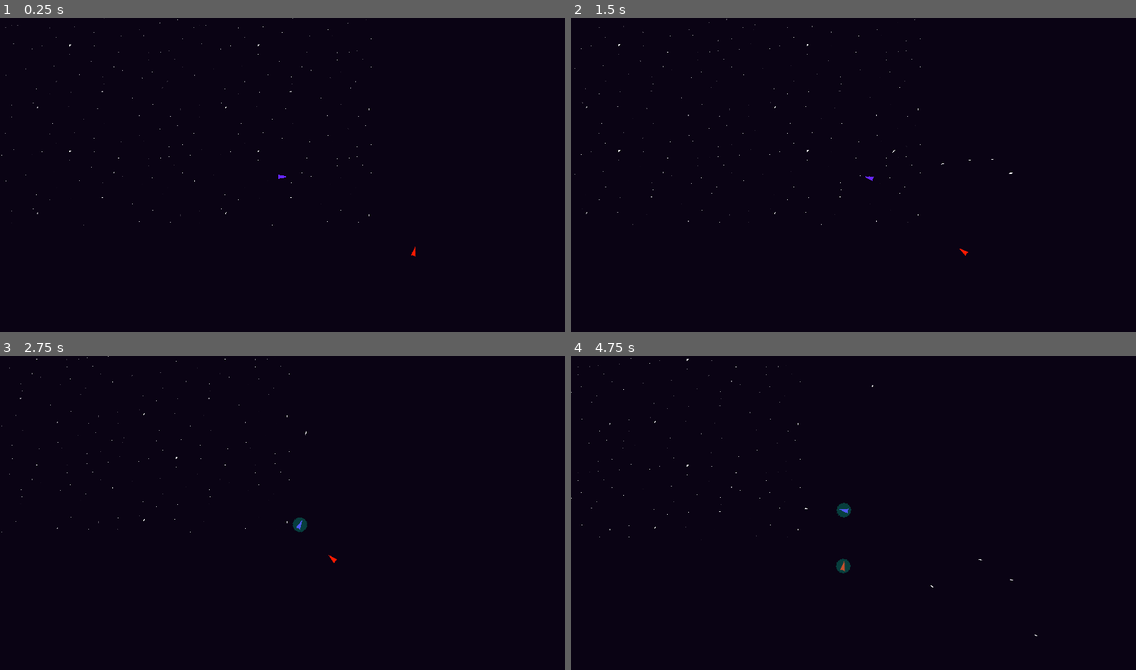
Above: before the commit, frames 1-4 (two rows, left to right).
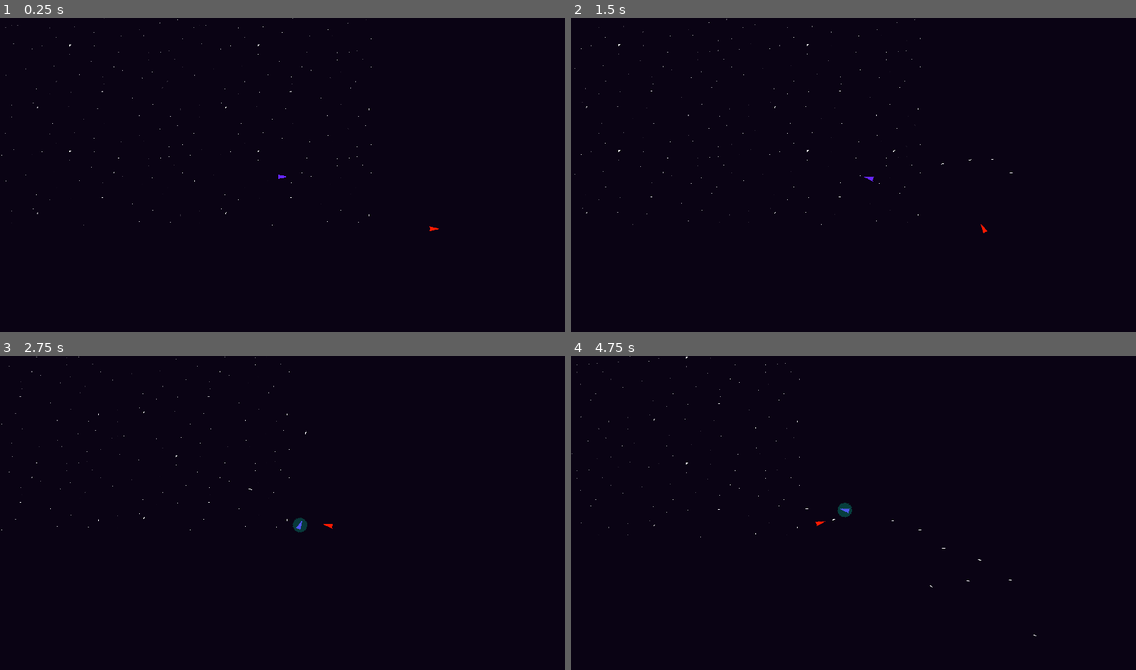
Above: after the commit, the same moments.

Repository: BloopHD/IntoTheVoid
Game: Godot game, scene res://scenes/world/world.tscn
The game is run twice, just before and just after one commit, with the same random seed, the same clock (stepped at 60 frames per second) and the same inputs.
Inputs (mouse positions are in pixels of both pictures, inside the frame that each line leads up to):
- Up to frame 1 (0.25 s): no input
- Up to frame 2 (1.5 s): tap Enter at 0.5 s; move the mouse to (977, 162) at 0.52 s; press the mouse at (977, 162) at 0.53 s; hold D (move_right) 0.53-1.28 s; move the mouse to (740, 193) at 1.27 s; release the mouse at (740, 193) at 1.28 s; hold S (move_down) from 1.28 s (still down); click (740, 193) at 1.35 s
- Up to frame 3 (2.75 s): move the mouse to (339, 443) at 2.02 s; release S (move_down) at 2.03 s; hold D (move_right) from 2.03 s (still down); hold Right mouse button (secondary action) from 2.03 s (still down); click (339, 443) at 2.3 s
- Up to frame 4 (4.75 s): move the mouse to (825, 578) at 2.77 s; release D (move_right) at 2.78 s; release Right mouse button (secondary action) at 2.78 s; hold W (move_up) 2.78-3.53 s; click (825, 578) at 2.85 s; move the mouse to (1023, 563) at 3.52 s; press the mouse at (1023, 563) at 3.53 s; hold A (move_left) from 3.53 s (still down); move the mouse to (684, 465) at 4.27 s; release the mouse at (684, 465) at 4.28 s; right-click (684, 465) at 4.35 s; click (684, 465) at 4.55 s

The runs differ from the first frame. In frame 1, less than 0.1% of the frame differs, in the area x 72-78%, y 66-76%; in frame 2, less than 0.1%; in frame 3, 0.2%; in frame 4, 0.3%, in the area x 0-83%, y 0-90%.

Commit message:
Enemy & AI
OH BABY,

Enemy's FSM has been updated to work as it's own AI node. This will allow us to attach it to other scenes that are not just enemies.

The movement for the AI is getting REAL noice. Very smooth. Movement works very much like the players. AI can also now wander when the player isn't within it's colliders.

TO-DO:
The AI is no longer just for the enemy, but is still named with the idea that it is.  Will need to rename it's functions names, scene names, signal names, etc...

EnemyChase to AIChase.
enemy_movement to ai_movement

Diff:
--- a/scenes/enemies/ai.gd
+++ b/scenes/enemies/ai.gd
@@ -1,2 +1,58 @@
 extends Node2D
 class_name AI
+
+@export var actor: Enemy
+
+@onready var finite_state_machine: Node = $FiniteStateMachine
+@onready var enemy_wander_state: Node = $FiniteStateMachine/EnemyWanderState
+@onready var enemy_aware_state: Node = $FiniteStateMachine/EnemyAwareState
+@onready var enemy_chase_state: Node = $FiniteStateMachine/EnemyChaseState
+@onready var enemy_attack_state: Node = $FiniteStateMachine/EnemyAttackState
+@onready var enemy_death_state: Node = $FiniteStateMachine/EnemyDeathState
+@onready var enemy_retreat_state: Node = $FiniteStateMachine/EnemyRetreatState
+
+var current_state: Node = null
+
+func change_state(body: Node2D, new_state: Node) -> void:
+	actor.player = body
+
+	if current_state != enemy_death_state:
+		current_state = new_state
+		finite_state_machine.change_state(new_state)
+
+
+#region Signals
+
+func _on_attack_detection_area_body_entered(body:Node2D) -> void:
+	if body.is_in_group("player"):
+		change_state(body, enemy_attack_state)
+
+func _on_attack_detection_area_body_exited(body:Node2D) -> void:
+	if body.is_in_group("player"):
+		change_state(body,enemy_chase_state)
+
+func _on_chase_detection_area_body_entered(body:Node2D):
+	if body.is_in_group("player"):
+		change_state(body,enemy_chase_state)
+
+func _on_chase_detection_area_body_exited(body:Node2D):
+	if body.is_in_group("player"):
+		change_state(body, enemy_aware_state)
+
+func _on_aware_detection_area_body_entered(body:Node2D) -> void:
+	if body.is_in_group("player"):
+		change_state(body, enemy_aware_state)
+
+func _on_aware_detection_area_body_exited(body:Node2D) -> void:
+	if body.is_in_group("player"):
+		change_state(null, enemy_wander_state)
+
+func _on_retreat_detection_area_body_entered(body:Node2D) -> void:
+	if body.is_in_group("player"):
+		change_state(body, enemy_retreat_state)
+
+func _on_retreat_detection_area_body_exited(body:Node2D) -> void:
+	if body.is_in_group("player"):
+		change_state(body, enemy_attack_state)
+
+		#endregion
--- a/scenes/enemies/enemy.gd
+++ b/scenes/enemies/enemy.gd
@@ -1,9 +1,6 @@
 extends CharacterBody2D
 class_name Enemy
 
-
-#signal laser_shot(laser)
-#signal enemy_fired_laser(laser, position, rotation, starting_speed)
 
 @export var max_speed: int = 750
 @export var acceleration: int = 50
@@ -17,29 +14,16 @@
 @onready var weapon: Weapon = $Weapon
 @onready var ai: AI = $AI
 
-@onready var finite_state_machine: Node = $FiniteStateMachine
-@onready var enemy_wander_state: Node = $FiniteStateMachine/EnemyWanderState
-@onready var enemy_aware_state: Node = $FiniteStateMachine/EnemyAwareState
-@onready var enemy_chase_state: Node = $FiniteStateMachine/EnemyChaseState
-@onready var enemy_attack_state: Node = $FiniteStateMachine/EnemyAttackState
-@onready var enemy_death_state: Node = $FiniteStateMachine/EnemyDeathState
-@onready var enemy_retreat_state: Node = $FiniteStateMachine/EnemyRetreatState
-var current_state: Node = null
-
-var laser_scene: PackedScene = preload("res://scenes/laser/enemy_laser.tscn")
+var player: Node2D = null
 
 const ONE_HUNDRED: int = 100
 
-var player: Node2D = null
-var move_towards: Vector2 = Vector2.ZERO
 var move_direction: Vector2
 var look_direction: Vector2
 
 var aim_vector: Vector2 = Vector2.ZERO
 var previous_aim_vector: Vector2 = Vector2.ZERO
 
-var engaged_thrusters: bool = false
-var can_shoot: bool = true
 var angle_to_player_in_range: bool = false
 var moving_forward: bool = false
 
@@ -48,21 +32,20 @@
 		return velocity.length()
 
 
-func move_func(delta: float, player_location: Vector2) -> void:
-	self.move_direction = (player_location - position).normalized()
+func move_func(delta: float, target_location: Vector2) -> void:
+	if target_location != Vector2.ZERO:
+		rotate_function(target_location)
 
-	if current_state == enemy_chase_state || current_state == enemy_retreat_state || current_state == enemy_attack_state:
+		self.move_direction = (target_location - position).normalized()
+
 		if moving_forward:
 			velocity = lerp(velocity, move_direction * max_speed, delta * acceleration / ONE_HUNDRED)
 
 		else:
 			velocity = lerp(velocity, move_direction * max_speed, delta * acceleration * 0.75 / ONE_HUNDRED)
 
-	elif curr_speed > (friction * delta):
-		velocity = lerp(velocity, move_direction * max_speed, delta * friction / ONE_HUNDRED)
-
 	else:
-		velocity = Vector2.ZERO
+		velocity = lerp(velocity, Vector2.ZERO, delta * friction / ONE_HUNDRED)
 
 	move_and_slide()
 
@@ -79,22 +62,17 @@
 	angle_to_player_in_range = check_within_angle_range(target_rotation_angle, target_in_range_angle)
 	moving_forward = check_within_angle_range(target_rotation_angle, moving_forward_angle)
 
-	print("Player in range: ", angle_to_player_in_range)
-	print("Moving forward: ", moving_forward)
-
 
 func check_within_angle_range(target_angle: float, degree_range: float) -> bool:
-	print(abs(rotation_degrees - rad_to_deg(target_angle)))
-	if abs(rotation_degrees - rad_to_deg(target_angle)) < degree_range:
+	if abs(abs(rotation_degrees) - abs(rad_to_deg(target_angle))) < degree_range:
 		return true
+
 	else:
 		return false
 
 
 func try_to_shoot():
-	if can_shoot && angle_to_player_in_range:
-		can_shoot = false
-		$ShootingTimer.start()
+	if angle_to_player_in_range:
 		shoot_laser()
 
 
@@ -113,51 +91,3 @@
 
 	if health.health <= 0:
 		queue_free()
-
-
-func change_state(body: Node2D, new_state: Node) -> void:
-	player = body
-
-	if current_state != enemy_death_state:
-		current_state = new_state
-		finite_state_machine.change_state(new_state)
-
-
-#region Signals
-
-func _on_shooting_timer_timeout() -> void:
-	can_shoot = true
-
-func _on_attack_detection_area_body_entered(body:Node2D) -> void:
-	if body.is_in_group("player"):
-		change_state(body, enemy_attack_state)
-
-func _on_attack_detection_area_body_exited(body:Node2D) -> void:
-	if body.is_in_group("player"):
-		change_state(body,enemy_chase_state)
-
-func _on_chase_detection_area_body_entered(body:Node2D):
-	if body.is_in_group("player"):
-		change_state(body,enemy_chase_state)
-
-func _on_chase_detection_area_body_exited(body:Node2D):
-	if body.is_in_group("player"):
-		change_state(body, enemy_aware_state)
-
-func _on_aware_detection_area_body_entered(body:Node2D) -> void:
-	if body.is_in_group("player"):
-		change_state(body, enemy_aware_state)
-
-func _on_aware_detection_area_body_exited(body:Node2D) -> void:
-	if body.is_in_group("player"):
-		change_state(null, enemy_wander_state)
-
-func _on_retreat_detection_area_body_entered(body:Node2D) -> void:
-	if body.is_in_group("player"):
-		change_state(body, enemy_retreat_state)
-
-func _on_retreat_detection_area_body_exited(body:Node2D) -> void:
-	if body.is_in_group("player"):
-		change_state(body, enemy_attack_state)
-
-#endregion
--- a/scenes/enemies/enemy.tscn
+++ b/scenes/enemies/enemy.tscn
@@ -19,22 +19,21 @@
 height = 68.0
 
 [sub_resource type="CircleShape2D" id="CircleShape2D_ow8ix"]
-radius = 3000.0
+radius = 1000.0
 
 [sub_resource type="CircleShape2D" id="CircleShape2D_21b31"]
-radius = 2000.0
+radius = 750.0
+
+[sub_resource type="CircleShape2D" id="CircleShape2D_vu1h3"]
+radius = 500.0
 
 [sub_resource type="CircleShape2D" id="CircleShape2D_celd3"]
-radius = 500.0
+radius = 50.0
 
-[sub_resource type="CircleShape2D" id="CircleShape2D_vu1h3"]
-radius = 1500.0
-
-[node name="Enemy" type="CharacterBody2D" node_paths=PackedStringArray("muzzle") groups=["enemy"]]
+[node name="Enemy" type="CharacterBody2D" groups=["enemy"]]
 collision_layer = 32
 collision_mask = 6
 script = ExtResource("1_h22hu")
-muzzle = NodePath("")
 
 [node name="Sprite2D" type="Sprite2D" parent="."]
 modulate = Color(0.987329, 0.102765, 0, 1)
@@ -55,84 +54,74 @@
 
 [node name="Weapon" parent="." instance=ExtResource("5_hblv0")]
 
-[node name="ShootingTimer" type="Timer" parent="."]
-wait_time = 0.5
-one_shot = true
+[node name="AI" type="Node2D" parent="." node_paths=PackedStringArray("actor")]
+script = ExtResource("6_arwoa")
+actor = NodePath("..")
 
-[node name="AI" type="Node2D" parent="."]
-script = ExtResource("6_arwoa")
-
-[node name="Aware_Detection_Area" type="Area2D" parent="."]
-visible = false
+[node name="Aware_Detection_Area" type="Area2D" parent="AI"]
 collision_layer = 0
 
-[node name="CollisionShape2D" type="CollisionShape2D" parent="Aware_Detection_Area"]
+[node name="CollisionShape2D" type="CollisionShape2D" parent="AI/Aware_Detection_Area"]
 shape = SubResource("CircleShape2D_ow8ix")
 
-[node name="Chase_Detection_Area" type="Area2D" parent="."]
-visible = false
+[node name="Chase_Detection_Area" type="Area2D" parent="AI"]
 collision_layer = 0
 
-[node name="CollisionShape2D" type="CollisionShape2D" parent="Chase_Detection_Area"]
+[node name="CollisionShape2D" type="CollisionShape2D" parent="AI/Chase_Detection_Area"]
 shape = SubResource("CircleShape2D_21b31")
 
-[node name="Retreat_Detection_Area" type="Area2D" parent="."]
-visible = false
+[node name="Attack_Detection_Area" type="Area2D" parent="AI"]
 collision_layer = 0
 
-[node name="CollisionShape2D" type="CollisionShape2D" parent="Retreat_Detection_Area"]
+[node name="CollisionShape2D" type="CollisionShape2D" parent="AI/Attack_Detection_Area"]
+shape = SubResource("CircleShape2D_vu1h3")
+debug_color = Color(0.847059, 0.215686, 0.45098, 0.419608)
+
+[node name="Retreat_Detection_Area" type="Area2D" parent="AI"]
+collision_layer = 0
+
+[node name="CollisionShape2D" type="CollisionShape2D" parent="AI/Retreat_Detection_Area"]
 shape = SubResource("CircleShape2D_celd3")
 debug_color = Color(0.810603, 0.683102, 0.104256, 0.42)
 
-[node name="Attack_Detection_Area" type="Area2D" parent="."]
-visible = false
-collision_layer = 0
-
-[node name="CollisionShape2D" type="CollisionShape2D" parent="Attack_Detection_Area"]
-shape = SubResource("CircleShape2D_vu1h3")
-debug_color = Color(0.847059, 0.215686, 0.45098, 0.419608)
-
-[node name="FiniteStateMachine" type="Node" parent="." node_paths=PackedStringArray("state")]
+[node name="FiniteStateMachine" type="Node" parent="AI" node_paths=PackedStringArray("state")]
 script = ExtResource("3_wtaja")
 state = NodePath("EnemyWanderState")
 
-[node name="EnemyWanderState" type="Node" parent="FiniteStateMachine" node_paths=PackedStringArray("actor", "wander_timer")]
+[node name="EnemyWanderState" type="Node" parent="AI/FiniteStateMachine" node_paths=PackedStringArray("actor", "wander_timer")]
 script = ExtResource("4_db3q0")
-actor = NodePath("../..")
+actor = NodePath("../../..")
 wander_timer = NodePath("WanderTimer")
-wander_range = 250.0
-speed = null
 
-[node name="WanderTimer" type="Timer" parent="FiniteStateMachine/EnemyWanderState"]
+[node name="WanderTimer" type="Timer" parent="AI/FiniteStateMachine/EnemyWanderState"]
 wait_time = 3.0
 one_shot = true
 
-[node name="EnemyAwareState" type="Node" parent="FiniteStateMachine" node_paths=PackedStringArray("actor")]
+[node name="EnemyAwareState" type="Node" parent="AI/FiniteStateMachine" node_paths=PackedStringArray("actor")]
 script = ExtResource("6_w7qao")
-actor = NodePath("../..")
+actor = NodePath("../../..")
 
-[node name="EnemyChaseState" type="Node" parent="FiniteStateMachine" node_paths=PackedStringArray("actor")]
+[node name="EnemyChaseState" type="Node" parent="AI/FiniteStateMachine" node_paths=PackedStringArray("actor")]
 script = ExtResource("5_ahrbe")
-actor = NodePath("../..")
+actor = NodePath("../../..")
 
-[node name="EnemyAttackState" type="Node" parent="FiniteStateMachine" node_paths=PackedStringArray("actor")]
+[node name="EnemyAttackState" type="Node" parent="AI/FiniteStateMachine" node_paths=PackedStringArray("actor")]
 script = ExtResource("7_e3itp")
-actor = NodePath("../..")
+actor = NodePath("../../..")
 
-[node name="EnemyDeathState" type="Node" parent="FiniteStateMachine"]
+[node name="EnemyDeathState" type="Node" parent="AI/FiniteStateMachine"]
 script = ExtResource("8_grrgi")
 
-[node name="EnemyRetreatState" type="Node" parent="FiniteStateMachine" node_paths=PackedStringArray("actor")]
+[node name="EnemyRetreatState" type="Node" parent="AI/FiniteStateMachine" node_paths=PackedStringArray("actor")]
 script = ExtResource("10_13kfp")
-actor = NodePath("../..")
+actor = NodePath("../../..")
 
-[connection signal="timeout" from="ShootingTimer" to="." method="_on_shooting_timer_timeout"]
-[connection signal="body_entered" from="Aware_Detection_Area" to="." method="_on_aware_detection_area_body_entered"]
-[connection signal="body_exited" from="Aware_Detection_Area" to="." method="_on_aware_detection_area_body_exited"]
-[connection signal="body_entered" from="Chase_Detection_Area" to="." method="_on_chase_detection_area_body_entered"]
-[connection signal="body_exited" from="Chase_Detection_Area" to="." method="_on_chase_detection_area_body_exited"]
-[connection signal="body_entered" from="Retreat_Detection_Area" to="." method="_on_retreat_detection_area_body_entered"]
-[connection signal="body_exited" from="Retreat_Detection_Area" to="." method="_on_retreat_detection_area_body_exited"]
-[connection signal="body_entered" from="Attack_Detection_Area" to="." method="_on_attack_detection_area_body_entered"]
-[connection signal="body_exited" from="Attack_Detection_Area" to="." method="_on_attack_detection_area_body_exited"]
-[connection signal="timeout" from="FiniteStateMachine/EnemyWanderState/WanderTimer" to="FiniteStateMachine/EnemyWanderState" method="_on_wander_timer_timeout"]
+[connection signal="body_entered" from="AI/Aware_Detection_Area" to="AI" method="_on_aware_detection_area_body_entered"]
+[connection signal="body_exited" from="AI/Aware_Detection_Area" to="AI" method="_on_aware_detection_area_body_exited"]
+[connection signal="body_entered" from="AI/Chase_Detection_Area" to="AI" method="_on_chase_detection_area_body_entered"]
+[connection signal="body_exited" from="AI/Chase_Detection_Area" to="AI" method="_on_chase_detection_area_body_exited"]
+[connection signal="body_entered" from="AI/Attack_Detection_Area" to="AI" method="_on_attack_detection_area_body_entered"]
+[connection signal="body_exited" from="AI/Attack_Detection_Area" to="AI" method="_on_attack_detection_area_body_exited"]
+[connection signal="body_entered" from="AI/Retreat_Detection_Area" to="AI" method="_on_retreat_detection_area_body_entered"]
+[connection signal="body_exited" from="AI/Retreat_Detection_Area" to="AI" method="_on_retreat_detection_area_body_exited"]
+[connection signal="timeout" from="AI/FiniteStateMachine/EnemyWanderState/WanderTimer" to="AI/FiniteStateMachine/EnemyWanderState" method="_on_wander_timer_timeout"]
--- a/scenes/enemies/enemy_attack_state.gd
+++ b/scenes/enemies/enemy_attack_state.gd
@@ -8,8 +8,8 @@
 
 
 func _physics_process(delta: float) -> void:
-	#actor.move_func(delta, actor.player.position)
-	actor.rotate_function(actor.player.position)
+	actor.move_func(delta, actor.player.position)
+	#actor.rotate_function(actor.player.position)
 	actor.try_to_shoot()
 
 
--- a/scenes/enemies/enemy_aware_state.gd
+++ b/scenes/enemies/enemy_aware_state.gd
@@ -9,7 +9,7 @@
 
 
 func _physics_process(delta: float) -> void:
-	actor.move_func(delta, actor.player.position)
+	actor.move_func(delta, Vector2.ZERO)
 	actor.rotate_function(actor.player.position)
 
 
--- a/scenes/enemies/enemy_chase_state.gd
+++ b/scenes/enemies/enemy_chase_state.gd
@@ -11,7 +11,7 @@
 
 func _physics_process(delta) -> void:
 	actor.move_func(delta, actor.player.position)
-	actor.rotate_function(actor.player.position)
+	#actor.rotate_function(actor.player.position)
 
 func _enter_state() -> void:
 	set_physics_process(true)
--- a/scenes/enemies/enemy_retreat_state.gd
+++ b/scenes/enemies/enemy_retreat_state.gd
@@ -9,7 +9,7 @@
 
 func _physics_process(delta: float) -> void:
 	#actor.move_func(delta, actor.player.position)
-	actor.rotate_function((actor.player.position))
+	actor.rotate_function(actor.player.position)
 	actor.try_to_shoot()
 
 
--- a/scenes/enemies/enemy_wander_state.gd
+++ b/scenes/enemies/enemy_wander_state.gd
@@ -5,7 +5,7 @@
 
 @export var vision_cast: RayCast2D
 @export var wander_timer: Timer
-@export var wander_range: float = 50
+@export var wander_range: float = 500
 @export var speed: float = 200
 
 @onready var actor_velocity: Vector2 = actor.velocity
@@ -17,29 +17,40 @@
 func _ready():
 	set_physics_process(false)
 
-func _process(_delta):
-	if !wander_location_reached:
-		wander_location_reached = actor.global_position.distance_to(wander_location) < 5
-
-
-func _physics_process(delta):
-	pass
-	#actor.move(delta)
-	#actor.move_and_slide()
 
 func _enter_state() -> void:
 	set_physics_process(true)
 
-	#wander_origin = actor.global_position
-	#wander_timer.start()
+	wander_origin = actor.global_position
+	wander_timer.start()
+	wander_location_reached = true
 
 	# if actor.velocity == Vector2.ZERO:
 	#     actor.velocity = Vector2.RIGHT.rotated(randf_range(0, TAU)) * actor.max_speed
+
 
 func _exit_state() -> void:
 	set_physics_process(false)
 
 	wander_timer.stop()
+
+
+func _process(_delta):
+	pass
+#	if not wander_location_reached:
+#		wander_location_reached = actor.global_position.distance_to(wander_location) < 5
+
+
+func _physics_process(delta):
+	if not wander_location_reached:
+		actor.move_func(delta, wander_location)
+		if actor.global_position.distance_to(wander_location) < 25:
+			wander_location_reached = true
+			#actor.velocity = Vector2.ZERO
+			wander_timer.start()
+	else:
+		actor.move_func(delta, Vector2.ZERO)
+
 
 func _on_wander_timer_timeout():
 	var random_x: float = randf_range(-wander_range, wander_range)
@@ -49,4 +60,4 @@
 
 	wander_location_reached = false;
 
-	actor.velocity = actor.global_position.direction_to(wander_location) * speed
+	#actor.velocity = actor.global_position.direction_to(wander_location) * speed
--- a/scenes/laser/laser.gd
+++ b/scenes/laser/laser.gd
@@ -5,7 +5,7 @@
 
 @export var damage: float = 5.0
 
-@export var speed: float = 1500.0
+@export var speed: float = 1250.0
 @export var force: float = 5.0
 
 var movement_vector: Vector2 = Vector2.RIGHT
--- a/scenes/laser/laser.tscn
+++ b/scenes/laser/laser.tscn
@@ -12,8 +12,6 @@
 collision_mask = 0
 script = ExtResource("1_m418u")
 damage = 10.0
-speed = 1250.0
-force = null
 
 [node name="Sprite2D" type="Sprite2D" parent="."]
 position = Vector2(12, 0)
--- a/scenes/player/player.gd
+++ b/scenes/player/player.gd
@@ -21,7 +21,6 @@
 var previous_aim_vector: Vector2 = Vector2.ZERO
 
 var using_m_and_k: bool = false
-var can_shoot: bool = true
 
 
 var current_speed: float:
@@ -40,17 +39,16 @@
 func _physics_process(delta: float) -> void:
 	player_movement(delta)
 	player_rotation(get_player_rotation_angle())
+	print(velocity.length())
 
 
 # Movment function.
 func player_movement(delta: float) -> void:
-	var current_forward_angle: float = rad_to_deg(move_vector.angle_to(aim_vector))
 	var forward_angle_max: float = 30
 
-
-# If the player is moving.
+	# If the player is moving.
 	if move_vector > Vector2.ZERO || move_vector < Vector2.ZERO:
-		if current_forward_angle < forward_angle_max && current_forward_angle > -forward_angle_max:
+		if check_within_angle_range(move_vector.angle(), forward_angle_max):
 			# Moving the direction player is facing.
 			velocity = lerp(velocity, move_vector * forward_speed, delta * forward_accel / ONE_HUNDRED)
 		else:
@@ -65,13 +63,19 @@
 
 # This function rotates the player.
 func player_rotation(angle: float) -> void:
+	rotation_degrees = rad_to_deg(lerp_angle(global_rotation, angle, rotational_accel / ONE_HUNDRED))
 
-	rotation_degrees = rad_to_deg(lerp_angle(global_rotation, angle, rotational_accel / ONE_HUNDRED))
+
+func check_within_angle_range(target_angle: float, degree_range: float) -> bool:
+	if abs(abs(rotation) - abs(target_angle)) < deg_to_rad(degree_range):
+		return true
+
+	else:
+		return false
 
 
 # This function gets the angle the player is facing.
 func get_player_rotation_angle() -> float:
-
 	var angle: float = 0.0
 
 	# If the player is aiming or moving, use the aim vector to determine the direction the player faces.
@@ -86,7 +90,6 @@
 
 # This function checks the type of input the player is using.
 func set_input_type(event: InputEvent) -> void:
-
 	if event is InputEventMouseMotion or event is InputEventMouseButton:
 		using_m_and_k = true
 
@@ -120,14 +123,12 @@
 # This function checks if the player has fired a weapon.
 func check_for_weapons_fired() -> void:
 
-	if Input.is_action_pressed("primary action") and can_shoot:
-		weapon.fire_weapon(get_speed_in_direction(aim_vector))
+	if Input.is_action_pressed("primary action"):
+		weapon.fire_weapon(get_directional_speed(aim_vector))
 	elif Input.is_action_pressed("secondary action"):
 		pass
 	else:
 		pass
-
-	#print("boom")
 
 
 # This function gets the move input from the player.
@@ -156,7 +157,7 @@
 
 # This function gets the speed of the player in a given direction,
 # which is used to determine the starting speed of a laser.
-func get_speed_in_direction(direction: Vector2) -> float:
+func get_directional_speed(direction: Vector2) -> float:
 	var normalized_direction = direction.normalized()
 	return velocity.dot(normalized_direction)
 
--- a/scenes/state_machine/finite_state_machine.gd
+++ b/scenes/state_machine/finite_state_machine.gd
@@ -14,5 +14,3 @@
 
 	new_state._enter_state()
 	state = new_state
-
-	#print(new_state)
--- a/scenes/world/world.tscn
+++ b/scenes/world/world.tscn
@@ -24,8 +24,8 @@
 
 [node name="Asteroids" type="Node2D" parent="."]
 
-[node name="Enemy" parent="." instance=ExtResource("5_i4gcu")]
-position = Vector2(1535, 889)
-
 [node name="ProjectileManager" type="Node2D" parent="."]
 script = ExtResource("5_lefb3")
+
+[node name="Enemy" parent="." instance=ExtResource("5_i4gcu")]
+position = Vector2(1671, 734)
